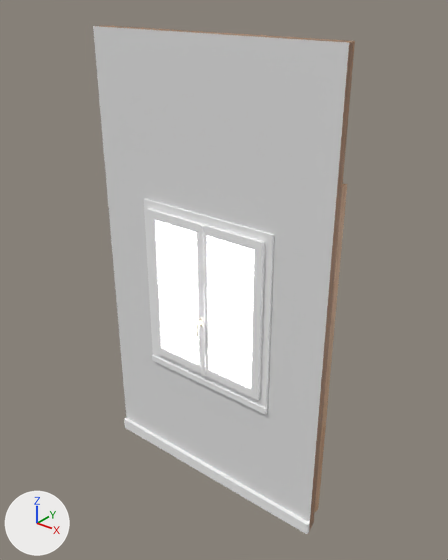
What one commit did to the FBX model Assets/Assets/Walls/MovieSet/FBX/MovieSet_WallWindow_01.fbx.
Rendered twice from a camera (50 mm lens) standing at (3.64, -3.19, 3.8) and looking at (1.07, 0.02, 1.81). Every picture has the same lights, and +X, +Y and +Z are marked at lower left. Where no turn or scale is listed for an object, it has been applied to the vertices. Vertices at the same position are counted once.

In view in the first picture: 'MovieSet_Wall_Window_01'.
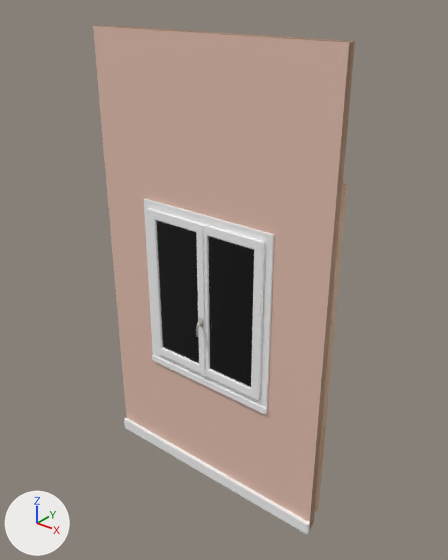
Location of each change, [x1, y1, x2, y2] in pixels of the pictures (448 x 560 px; the box of a moved part takes in the faces that stretch with it):
'MovieSet_Wall_Window_01', recoloured (white to beige): [93, 25, 352, 525] in both
part 1 of me_cube_004, moved or reshaped: [156, 220, 254, 387] in both

What changed in the scene script:
```text
Change mat_m_wall:
    mat_m_wall.base_color: (0.8, 0.8, 0.8) -> (0.8, 0.537, 0.443)  # white #e7e7e7 -> beige #e7c2b2
Add mat_m_glass:
    mat_m_glass = principled_material('M_Glass')
    mat_m_glass.base_color = (0.0, 0.0, 0.0)  # black #000000
    mat_m_glass.roughness = 0.0
Change me_cube_004:
    used by ob_movieset_wall_window_01; location = (0.0, 0.0, 0.0)
    verts and faces of me_cube_004; kept vertices keep their numbers, new ones are numbered from 423
    before: 181 (1.45, -0.1, 1.1), 247 (0.55, -0.12, 2.2) at pixel (156, 219), 248 (1.45, -0.12, 2.2), 249 (0.55, -0.12, 1.1) at pixel (162, 346), 250 (1.45, -0.12, 1.1) at pixel (251, 387)
    before: 251 (0.95, -0.12, 2.2), 252 (1.05, -0.12, 2.2) at pixel (208, 235), 253 (0.95, -0.12, 1.1), 254 (1.05, -0.12, 1.1) at pixel (209, 368)
    remove me_cube_004.from_pydata(...)  # 423 vertices, 323 faces; spans x 0.0..2.0, y -0.21..0.06, z 0.0..3.5
    add me_cube_004.from_pydata(...)  # 430 vertices, 325 faces; spans x 0.0..2.0, y -0.21..0.06, z 0.0..3.5
    me_cube_004 part 1
    add delete_faces([(247, 249, 253, 251), (248, 252, 254, 250)])
    add verts[423] = (1.45, -0.1, 2.2)
    add verts[424] = (1.05, -0.1, 2.2)
    add verts[425] = (1.05, -0.1, 1.1)
    add faces += [(247, 251, 253, 249), (248, 250, 254, 252)]  # mat_m_glass (black #000000)
    add faces += [(181, 423, 424, 425)]  # mat_m_window (black #000000)
    add me_cube_004.materials.append(mat_m_glass)  # black #000000
```
